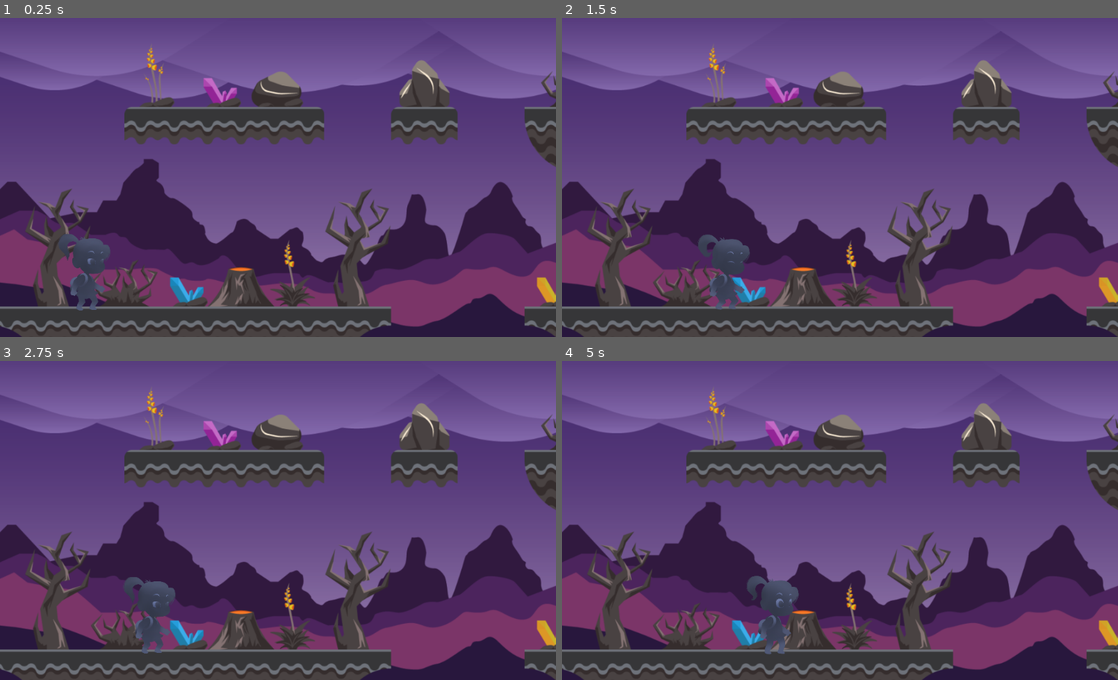
Above: before the commit, frames 1-4 (two rows, left to right).
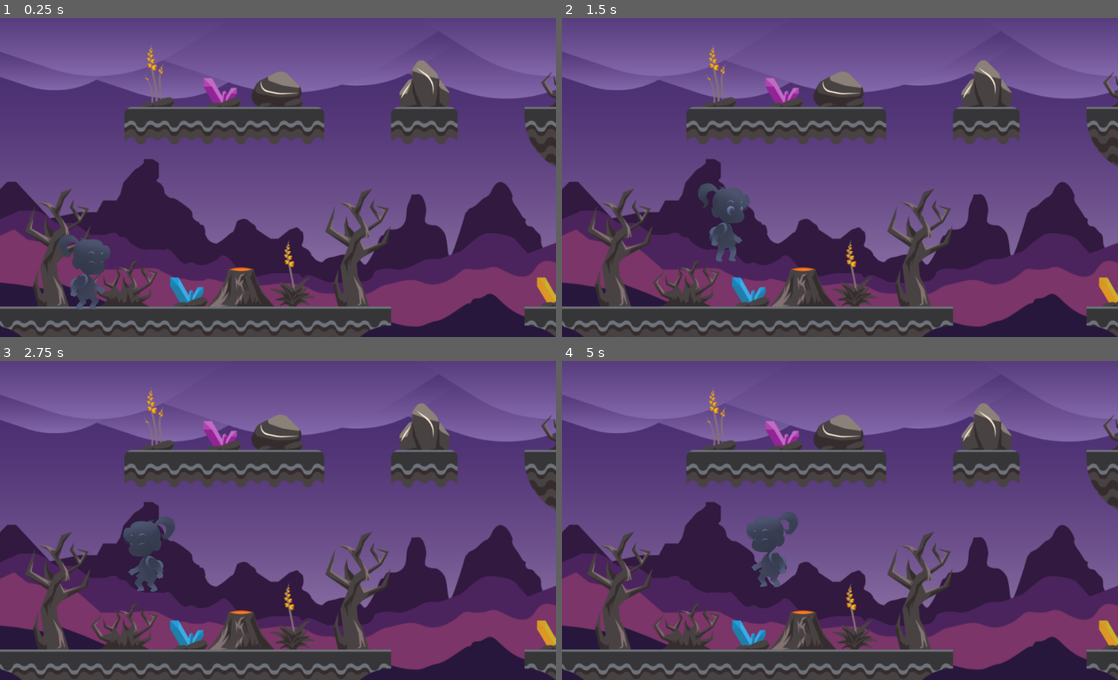
Above: after the commit, the same moments.

Repository: esterfogaca/WGJ2020
Game: Godot game, scene res://scenes/World.tscn
Same seed, same stepped clock (60 frames per second), same inputs: the game is played once before the commit and once after it.
Inputs (mouse positions are in pixels of both pictures, inside the frame that each line leads up to):
- Up to frame 1 (0.25 s): no input
- Up to frame 2 (1.5 s): tap Enter at 0.5 s; move the mouse to (962, 158) at 0.52 s; press the mouse at (962, 158) at 0.53 s; hold Right (right) from 0.53 s (still down); move the mouse to (728, 190) at 1.27 s; release the mouse at (728, 190) at 1.28 s; click (728, 190) at 1.35 s
- Up to frame 3 (2.75 s): click (166, 533) at 1.52 s; click (166, 533) at 1.82 s; move the mouse to (333, 447) at 2.02 s; release Right (right) at 2.03 s; press the mouse at (333, 447) at 2.03 s; hold Left (left) from 2.03 s (still down)
- Up to frame 4 (5 s): move the mouse to (812, 581) at 2.77 s; release Left (left) at 2.78 s; release the mouse at (812, 581) at 2.78 s; hold Right (right) 2.78-4.28 s; click (812, 581) at 2.85 s; click (812, 581) at 3.02 s; click (812, 581) at 3.32 s; move the mouse to (1006, 565) at 3.52 s; press the mouse at (1006, 565) at 3.53 s; move the mouse to (673, 469) at 4.27 s; release the mouse at (673, 469) at 4.28 s; hold Left (left) from 4.28 s (still down); click (673, 469) at 4.35 s; click (673, 469) at 4.52 s; click (673, 469) at 4.82 s

The runs differ from the first frame. In frame 1, 0.1% of the frame differs, in the area x 10-20%, y 67-92%; in frame 2, 1.7%; in frame 3, 2.0%; in frame 4, 2.0%, in the area x 33-43%, y 47-92%.

Commit message:
pulo simples e objetos de colisao/chao

Diff:
--- a/project.godot
+++ b/project.godot
@@ -32,6 +32,12 @@
 , Object(InputEventKey,"resource_local_to_scene":false,"resource_name":"","device":0,"alt":false,"shift":false,"control":false,"meta":false,"command":false,"pressed":false,"scancode":65,"unicode":0,"echo":false,"script":null)
  ]
 }
+up_jump={
+"deadzone": 0.5,
+"events": [ Object(InputEventMouseButton,"resource_local_to_scene":false,"resource_name":"","device":0,"alt":false,"shift":false,"control":false,"meta":false,"command":false,"button_mask":0,"position":Vector2( 0, 0 ),"global_position":Vector2( 0, 0 ),"factor":1.0,"button_index":1,"pressed":false,"doubleclick":false,"script":null)
+, Object(InputEventKey,"resource_local_to_scene":false,"resource_name":"","device":0,"alt":false,"shift":false,"control":false,"meta":false,"command":false,"pressed":false,"scancode":32,"unicode":0,"echo":false,"script":null)
+ ]
+}
 
 [rendering]
 
--- a/scenes/Girl.gd
+++ b/scenes/Girl.gd
@@ -1,14 +1,9 @@
 extends KinematicBody2D
 
 var walk_speed = 150
-
+const UP = Vector2(0, -1)
 var velocity = Vector2(0, 0)
 
-#enum: conjunto de constantes
-#process atualiza nosso game a cada frame
-#porém queremos atualizar a cada frame no sistema de física
-#pois aqui temos um corpo que pode colidir
-# warning-ignore:unused_argument
 
 func _process(delta):
 
@@ -18,11 +13,23 @@
 
 	velocity = Vector2()
 
+	velocity.y +=250
+
 	if walk_left:
 		velocity.x = -walk_speed
+		$AnimatedSprite.play("walk_left")
+		$AnimatedSprite.flip_h = true
 
 	elif walk_right:
 		velocity.x = walk_speed
+		$AnimatedSprite.play("walk_right")
+		$AnimatedSprite.flip_h = false
+	else:
+		velocity.x = 0
 
-	velocity = move_and_slide(velocity)
+	if is_on_floor():
+		if Input.is_action_pressed("up_jump"):
+			velocity.y = -9500
+
+	velocity = move_and_slide(velocity, UP)
 	#velocity vai me retornar a minha própria velocidade e se eu colidir em algo volta a zerar.
--- a/scenes/World.tscn
+++ b/scenes/World.tscn
@@ -7,6 +7,7 @@
 [ext_resource path="res://assets/girl/Main-Char---Sprites_0001s_0002_Idle-2.png" type="Texture" id=5]
 [ext_resource path="res://assets/girl/Main-Char---Sprites_0001s_0004_Idle-4.png" type="Texture" id=6]
 [ext_resource path="res://assets/temporario/sample_alt.png" type="Texture" id=7]
+[ext_resource path="res://assets/temporario/volcano_pack_39.png" type="Texture" id=8]
 
 [sub_resource type="CircleShape2D" id=1]
 radius = 19.9676
@@ -17,7 +18,23 @@
 "loop": true,
 "name": "idle",
 "speed": 5.0
+}, {
+"frames": [ ExtResource( 4 ) ],
+"loop": true,
+"name": "walk_right",
+"speed": 5.0
+}, {
+"frames": [ ExtResource( 3 ) ],
+"loop": true,
+"name": "walk_left",
+"speed": 5.0
 } ]
+
+[sub_resource type="RectangleShape2D" id=3]
+extents = Vector2( 3.74249, 0.492545 )
+
+[sub_resource type="RectangleShape2D" id=4]
+extents = Vector2( 231.049, 80.069 )
 
 [node name="World" type="Node2D"]
 scale = Vector2( 0.3, 0.3 )
@@ -31,7 +48,7 @@
 centered = false
 
 [node name="Girl" type="KinematicBody2D" parent="."]
-position = Vector2( 494.402, 1745.55 )
+position = Vector2( 494.402, 1732.95 )
 script = ExtResource( 1 )
 
 [node name="CollisionShape2D" type="CollisionShape2D" parent="Girl"]
@@ -42,7 +59,7 @@
 [node name="AnimatedSprite" type="AnimatedSprite" parent="Girl"]
 position = Vector2( 22.6274, -144.25 )
 frames = SubResource( 2 )
-animation = "idle"
+animation = "walk_left"
 playing = true
 
 [node name="Camera2D" type="Camera2D" parent="Girl"]
@@ -53,3 +70,31 @@
 drag_margin_h_enabled = true
 drag_margin_v_enabled = true
 editor_draw_drag_margin = true
+
+[node name="Ground" type="StaticBody2D" parent="."]
+scale = Vector2( 1.5, 1 )
+
+[node name="Sprite" type="Sprite" parent="Ground"]
+scale = Vector2( 0.611246, 0.949553 )
+
+[node name="volcano_pack_39" type="Sprite" parent="Ground/Sprite"]
+visible = false
+position = Vector2( 572.201, 1996.63 )
+texture = ExtResource( 8 )
+
+[node name="CollisionShape2D" type="CollisionShape2D" parent="Ground"]
+position = Vector2( 777.004, 1879.59 )
+scale = Vector2( 220, 167.363 )
+shape = SubResource( 3 )
+
+[node name="Sprite2" type="Sprite" parent="Ground"]
+scale = Vector2( 0.611246, 0.949553 )
+
+[node name="volcano_pack_39" type="Sprite" parent="Ground/Sprite2"]
+visible = false
+position = Vector2( 3600.14, 1980.87 )
+texture = ExtResource( 8 )
+
+[node name="CollisionShape2D" type="CollisionShape2D" parent="Ground/Sprite2"]
+position = Vector2( 3737.32, 1997.82 )
+shape = SubResource( 4 )
Not shown: 1 places in scenes/World.tscn that only renumber resources
